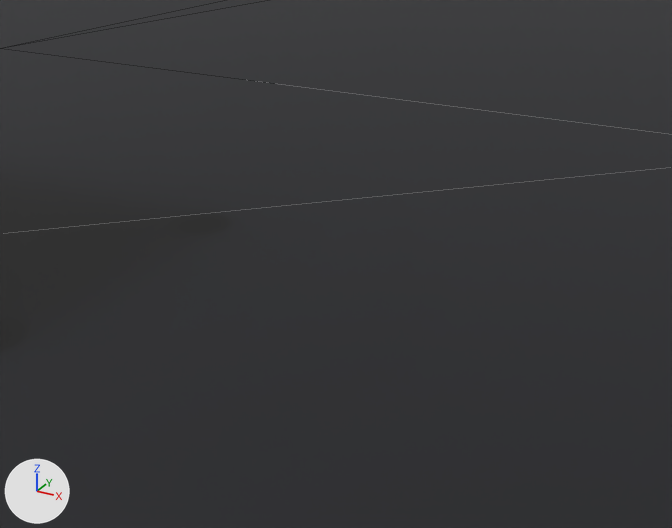
A saved change to the glTF model public/groundPlane_01.glb.
Rendered twice from a 50 mm lens placed at (0.721, -0.557, 0.338), pointed at (0.431, -0.03, 0.074). The axes (+X, +Y, +Z) are drawn at lower left. The lights are the same throughout. Mesh edges are drawn as thin lines.

Objects in the first picture: 'ground'.
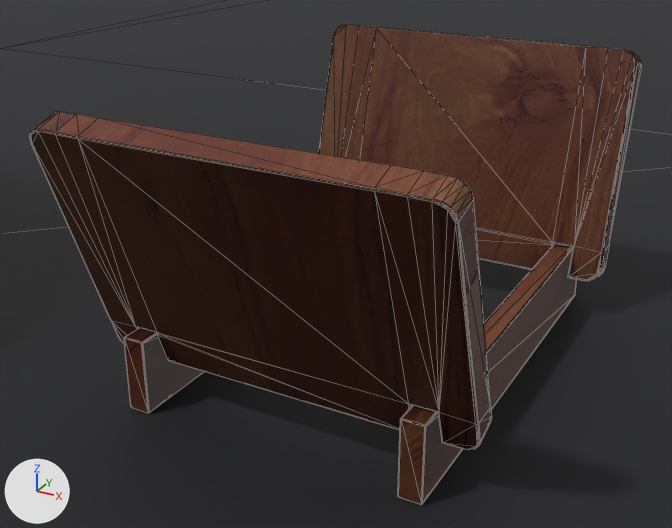
Boxes (x1, y1, x2, y2) around the edits, measured in the pictures (672 x 528 px):
'holder', added
    after: (30, 24, 642, 505)

What the commit changed:
Picture 'holderBake_COLOUR' (img_holderbake_colour) is new.
Picture 'holderBake_ROUGH' (img_holderbake_rough) is new.
Material 'holder' (mat_holder) is new.
Uses the picture img_holderbake_colour.
Uses the picture img_holderbake_rough.
Mesh me_cube_001 is new.
It has 388 vertices, 760 faces and spans x -0.13..0.13, y -0.191..0.19, z -0.082..0.122.
It uses material mat_holder.
Object 'holder' (ob_holder) is new; it shows me_cube_001.
Its location is (0.4512, -0.0038, 0.0822).
